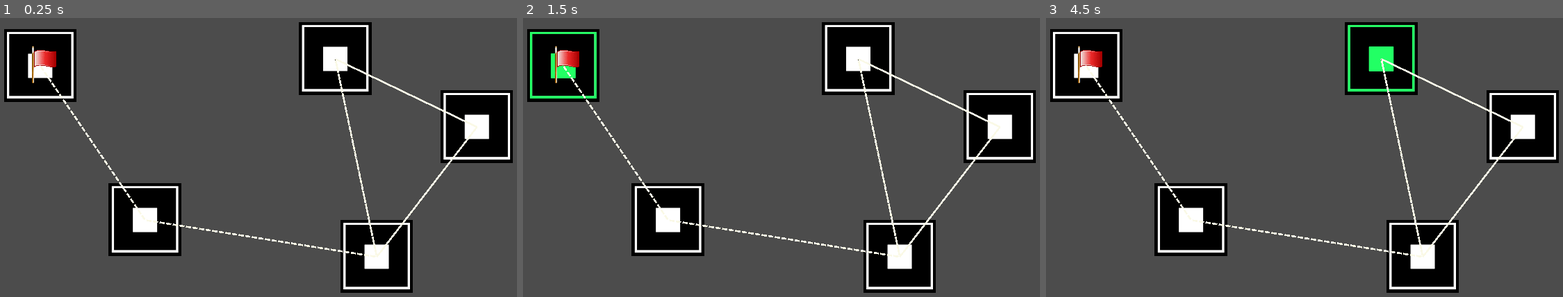
Above: before the commit, frames 1-3 (left to right).
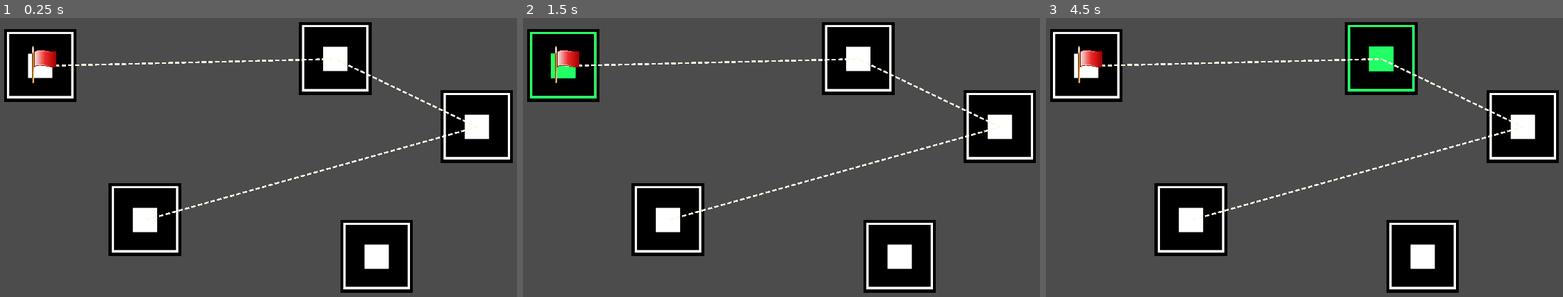
Above: after the commit, the same moments.

Repository: UnderVanCo-Op/Expeditions-Guide
Game: Godot game, scene res://Levels/Tests/Andrey.tscn
The game is run twice, just before and just after one commit, with the same random seed, the same clock (stepped at 60 frames per second) and the same inputs.
Inputs (mouse positions are in pixels of both pictures, inside the frame that each line leads up to):
- Up to frame 1 (0.25 s): no input
- Up to frame 2 (1.5 s): click (564, 65) at 0.52 s; click (564, 65) at 1.27 s
- Up to frame 3 (4.5 s): click (1087, 65) at 2.02 s; tap Enter at 2.75, 4.25 s; move the mouse to (1428, 129) at 2.77 s; tap Space at 3.5 s; move the mouse to (1190, 163) at 3.52 s; move the mouse to (1361, 76) at 4.27 s

The runs differ from the first frame. In frame 1, 1.5% of the frame differs, in the area x 7-93%, y 14-86%; in frame 2, 1.5%; in frame 3, 1.5%.

Commit message:
Saving system redone and completed
Now loading paths in editor from save file. In togglemode one can mark the ways, they are saved then (dont forget to reload scene to see changes)

Diff:
--- a/Game Files/GameManager.gd
+++ b/Game Files/GameManager.gd
@@ -105,7 +105,7 @@
 			data[p.name] = p.sosedi
 	print("GM: data to save: ", data)
 	SaveMInst.Save_paths(data)
-
+#	get_tree().reload_current_scene()
 	# Other (to be done in future)
 
 
--- a/Game Files/PathsLoader.gd
+++ b/Game Files/PathsLoader.gd
@@ -2,15 +2,22 @@
 extends Node2D
 
 var PathScene = preload("res://Objects/Way.tscn")
-var togglePathLoading = true
+var togglePathLoading = true		# will load paths from save file on scene reload (CTRL+R), REPLACING others
 
 
 func _ready() -> void:
+	if not Engine.editor_hint:
+		print("PL: in game, so quitting for now")
+		return
 	if(!togglePathLoading):
-		print("PL: Ready of a PathsLoader, but Path Loading is off")
+		print("PL: Ready of a PathsLoader, but Path Loading is off, returning...")
 		return
-	print("PL: Ready of a PathsLoader, Path Loading is on")
-	# Paths work (visual part, mostly copied from SaveMaster)
+	print("PL: Ready of a PathsLoader, Path Loading is on; deleting Lines node contents...")
+
+	for child in get_node("../../Lines").get_children():	# removing existing paths
+		child.queue_free()
+
+	# Paths work (visual part)
 	var PathsPath = "res://Paths.json"
 	var PathsFile := File.new()
 
@@ -32,8 +39,9 @@
 		printerr("PL: could not get Points node, no Paths will be drawn")
 		return
 
-	for p in ps.get_children():
-		if(p.name in data.keys()):
+	var ParList := []
+	for p in ps.get_children():		# for each node of a point in Points
+		if(p.name in data.keys()):	# if this point is in save file
 			print("\nPL: Found some point in saved data: ", p.name, ", data: ", data[p.name])
 			var content = data[p.name] as Array
 			for adjps in content:
@@ -42,20 +50,15 @@
 				if(!_adjp):
 					printerr("PL: could not get adjacent point from save, do you have old save file?")
 					return
-#				newWay.points.resize(0)		# clearing (not worked, btw)
-#				newWay.default_color = Color(255, 254, 246, 255)		# Color
-#				newWay.texture = load("res://Objects/WayTile3.png")		# Texture
-#				newWay.texture_mode = 1									# Tile mode
+
+				if([p.position, _adjp.position] in ParList or [_adjp.position, p.position] in ParList):
+					print("PL: this way is already on the map, skipping...")
+					continue	# (for next adjpoint of this point)
+
+				ParList.append([p.position, _adjp.position])
 				var newWay = PathScene.instance()
 				newWay.points = PoolVector2Array([p.position, _adjp.position])		# Trick to make this thing work
 #				print("PL: newWay size after all actions: ", newWay.points.size())	# test print
 
 				get_node("../../Lines").add_child(newWay)				# add to scene
-				newWay.set_owner(get_tree().current_scene)	# required to make the node visible in the Scene tree dock and persist changes made by the tool script to the saved scene file.
-
-
-
-
-# Called every frame. 'delta' is the elapsed time since the previous frame.
-#func _process(delta: float) -> void:
-#	pass
+				newWay.set_owner(get_tree().edited_scene_root)	# required to make the node visible in the Scene tree dock and persist changes made by the tool script to the saved scene file.
--- a/Levels/Tests/Andrey.tscn
+++ b/Levels/Tests/Andrey.tscn
@@ -1,6 +1,7 @@
-[gd_scene load_steps=5 format=2]
+[gd_scene load_steps=6 format=2]
 
 [ext_resource path="res://Objects/Point/Point.tscn" type="PackedScene" id=1]
+[ext_resource path="res://Objects/Way.tscn" type="PackedScene" id=2]
 [ext_resource path="res://Game Files/GameManager.tscn" type="PackedScene" id=3]
 [ext_resource path="res://Objects/WayTile3.png" type="Texture" id=4]
 
@@ -48,32 +49,20 @@
 
 [node name="Lines" type="Node2D" parent="."]
 
-[node name="@@2" type="Line2D" parent="Lines"]
-points = PoolVector2Array( 571, 794, 1371, 921 )
-default_color = Color( 255, 254, 246, 255 )
+[node name="Line2D" type="Line2D" parent="Lines" instance=ExtResource( 2 )]
+points = PoolVector2Array( 209, 261, 1228, 237 )
+default_color = Color( 0.984314, 0.984314, 0.92549, 1 )
 texture = ExtResource( 4 )
 texture_mode = 1
 
-[node name="@@3" type="Line2D" parent="Lines"]
-points = PoolVector2Array( 209, 261, 571, 794 )
-default_color = Color( 255, 254, 246, 255 )
+[node name="Line2D2" type="Line2D" parent="Lines" instance=ExtResource( 2 )]
+points = PoolVector2Array( 1228, 237, 1717, 472 )
+default_color = Color( 0.984314, 0.984314, 0.92549, 1 )
 texture = ExtResource( 4 )
 texture_mode = 1
 
-[node name="@@2" type="Line2D" parent="Lines"]
-points = PoolVector2Array( 1371, 921, 1228, 237 )
-default_color = Color( 255, 254, 246, 255 )
+[node name="Line2D3" type="Line2D" parent="Lines" instance=ExtResource( 2 )]
+points = PoolVector2Array( 571, 794, 1717, 472 )
+default_color = Color( 0.984314, 0.984314, 0.92549, 1 )
 texture = ExtResource( 4 )
 texture_mode = 1
-
-[node name="@@2" type="Line2D" parent="Lines"]
-points = PoolVector2Array( 1717, 472, 1228, 237 )
-default_color = Color( 255, 254, 246, 255 )
-texture = ExtResource( 4 )
-texture_mode = 1
-
-[node name="@@2" type="Line2D" parent="Lines"]
-points = PoolVector2Array( 1371, 921, 1717, 472 )
-default_color = Color( 255, 254, 246, 255 )
-texture = ExtResource( 4 )
-texture_mode = 1
--- a/Objects/Point/Point.gd
+++ b/Objects/Point/Point.gd
@@ -45,11 +45,13 @@
 			get_node("../../GameManager").lastPTool = null		# update last point in GM to null (since there is no start now)
 
 			# resaving scene with 2 point for line
-			var packed_scene = PackedScene.new()
-			packed_scene.pack(get_tree().get_current_scene())
-			ResourceSaver.save(get_tree().current_scene.filename, packed_scene)
+#			var packed_scene = PackedScene.new()
+#			packed_scene.pack(get_tree().get_current_scene())
+#			ResourceSaver.save(get_tree().current_scene.filename, packed_scene)
 
 			get_node("../../GameManager").SaveGame()
+
+#			get_tree().reload_current_scene()
 			pass
 	else:
 		emit_signal("WayButPressed", self)
--- a/Paths.json
+++ b/Paths.json
@@ -1 +1 @@
-{"Start":["Point2"],"Point3":["Point4","Point5"],"Point2":["Point4","Start"],"Point4":["Point2","Point3","Point5"],"Point5":["Point3","Point4"]}
+{"Start":["Point3"],"Point3":["Start","Point5"],"Point2":["Point5"],"Point5":["Point3","Point2"]}
--- a/SaveMaster.gd
+++ b/SaveMaster.gd
@@ -33,6 +33,14 @@
 	var text = PathsFile.get_as_text()
 	PathsFile.close()
 
-	var data : Dictionary = JSON.parse(text).result
+	var res = JSON.parse(text).result
+	if(!res):
+		print("SM: error parsing JSON: null, returning...")
+		return
+#	if res.error != OK:
+#		print("SM: error parsing JSON, text: ", res.error, " returning...")
+#		return
+
+	var data : Dictionary = res
 	print("SaveMaster: received data: ", data)
 	return data
